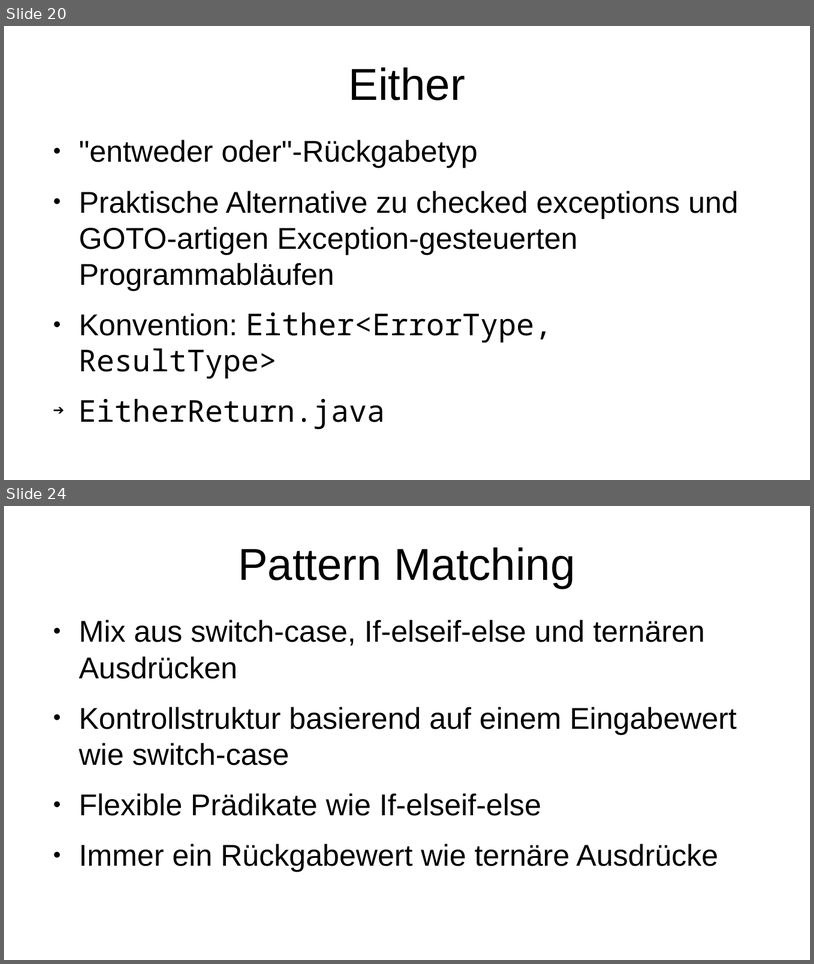
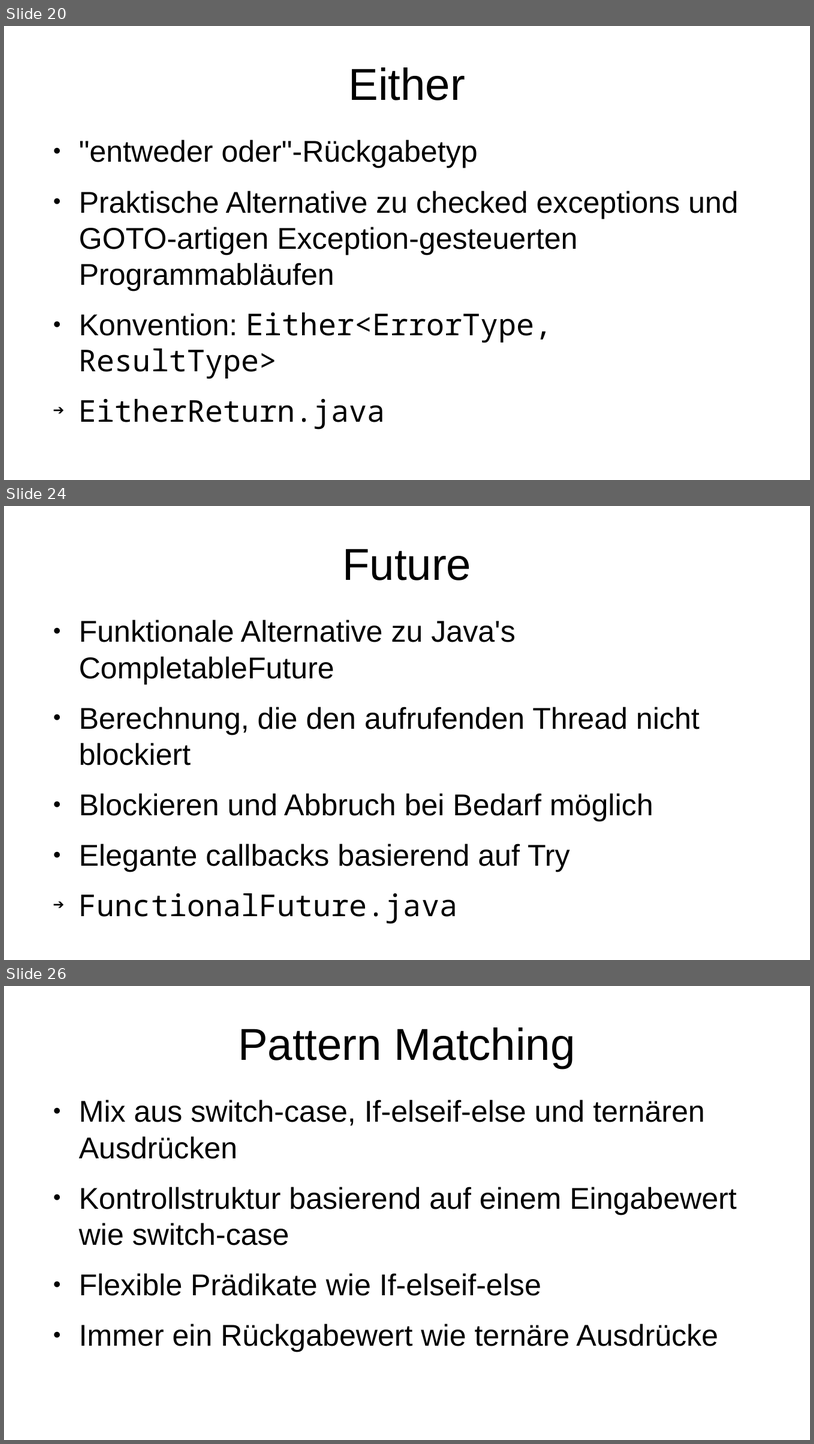
Before and after one commit to p3et/vavr-demo, a slide deck: coffee talk.odp. Shown one above the other, each under a label of ours: slides 20 and 24 before the commit, slides 20, 24 and 26 after it; the slides between them are not shown. The pictures are 814x964 and 814x1444 pixels, drawn with LibreOffice and Linux fonts; fonts in the diff are those of the drawing. Boxes give left, top, right and bottom in pixels: in the first picture for what was removed or moved away, otherwise in the second. Text is boxed around its words. In the diff, an @@ line names an element or a change of style, - is before the commit and + after.

Commit message:
future

```diff
--- a/coffee talk.odp
+++ b/coffee talk.odp
@@ slide 24 added at [4,506,810,960], background #FFFFFF @@
@@ title added at [342,549,471,580], 44 pt, text #000000 @@
+Future
@@ text added at [79,619,700,871], 29.6 pt, text #000000 @@
+● Funktionale Alternative zu Java's CompletableFuture
+● Berechnung, die den aufrufenden Thread nicht blockiert
+● Blockieren und Abbruch bei Bedarf möglich
+● Elegante callbacks basierend auf Try
+➔ FunctionalFuture.java
@@ what was slide 24 is now slide 26 @@
```
Also in this commit, not shown: 4 slides changed, 2 other slides added, 1 slide removed, 1 other file.
